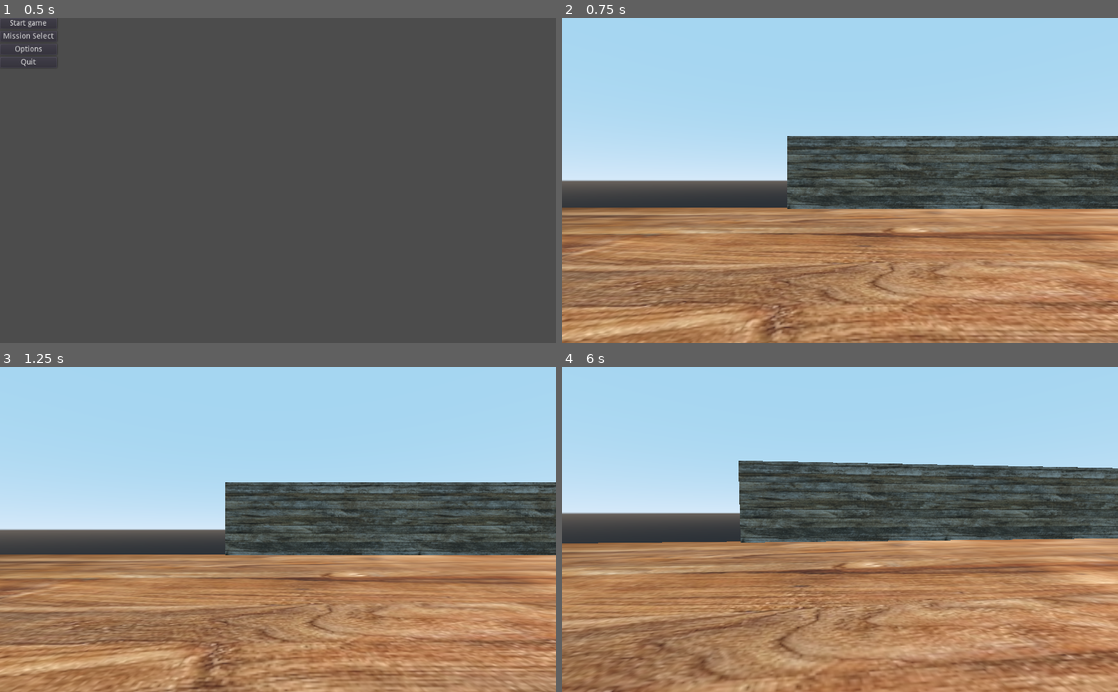
Above: before the commit, frames 1-4 (two rows, left to right).
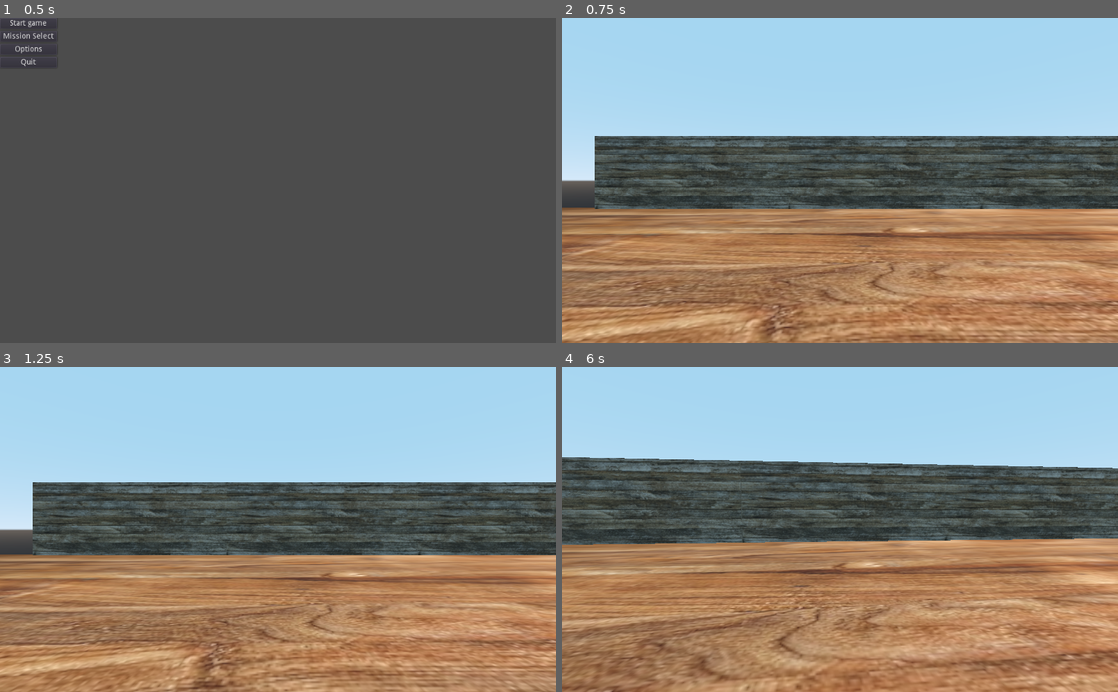
Above: after the commit, the same moments.

Repository: BlakeWiscombe/betrayal
Game: Godot game, scene res://Main menu.tscn
Same seed, same stepped clock (60 frames per second), same inputs: the game is played once before the commit and once after it.
Inputs (mouse positions are in pixels of both pictures, inside the frame that each line leads up to):
- Up to frame 1 (0.5 s): no input
- Up to frame 2 (0.75 s): click "Start game" at 0.5 s
- Up to frame 3 (1.25 s): no input
- Up to frame 4 (6 s): tap Enter at 1.25 s; move the mouse to (962, 513) at 1.27 s; hold D (player_right) 1.28-2.03 s; tap Space (jump) at 1.52, 2.27, 3.77, 4.52, 5.27, 5.75 s; move the mouse to (728, 545) at 2.02 s; hold S (player_backward) 2.03-2.78 s; move the mouse to (895, 458) at 2.77 s; hold D (player_right) 2.78-3.53 s; move the mouse to (812, 594) at 3.52 s; hold W (player_forward) 3.53-4.28 s; move the mouse to (1006, 578) at 4.27 s; hold A (player_left) 4.28-5.78 s; move the mouse to (673, 480) at 5.02 s; move the mouse to (867, 529) at 5.77 s; hold S (player_backward) from 5.78 s (still down)

Frame 1 is identical in both runs. In frame 2, 5.9% of the frame differs, in the area x 5-41%, y 36-59%; in frame 3, 6.0%; in frame 4, 6.4%, in the area x 0-48%, y 27-55%.

Commit message:
6th wall

Diff:
--- a/Betrayal.tscn
+++ b/Betrayal.tscn
@@ -19,18 +19,26 @@
 [node name="Betrayal" type="Spatial"]
 transform = Transform( 0.000279278, 0, -1, 0, 1, 0, 1, 0, 0.000279278, -8.90252, -0.33866, -25.9997 )
 
+[node name="CSGBox6" type="CSGBox" parent="."]
+transform = Transform( 0.999972, 0, -8.73115e-11, 0, 1, 0, 8.73115e-11, 0, 0.999972, -30.0805, 7.81307, -48.7859 )
+use_collision = true
+width = 41.9662
+height = 15.984
+depth = 1.77
+material = SubResource( 19 )
+
+[node name="CSGBox5" type="CSGBox" parent="."]
+transform = Transform( 0.999987, 0, -2.91038e-11, 0, 1, 0, 2.91038e-11, 0, 0.999987, 11.5027, 7.86017, -49.0214 )
+use_collision = true
+width = 41.9662
+height = 15.984
+depth = 1.77
+material = SubResource( 19 )
+
 [node name="CSGBox4" type="CSGBox" parent="."]
 transform = Transform( 0.999993, 0, -2.91038e-11, 0, 1, 0, 2.91038e-11, 0, 0.999993, 53.6604, 7.86247, -49.0069 )
 use_collision = true
 width = 42.508
-height = 15.984
-depth = 1.77
-material = SubResource( 19 )
-
-[node name="CSGBox4" type="CSGBox" parent="CSGBox4"]
-transform = Transform( 0.999993, 0, -2.91038e-11, 0, 1, 0, 2.91038e-11, 0, 0.999993, -42.158, -0.00230026, -0.0144768 )
-use_collision = true
-width = 41.9662
 height = 15.984
 depth = 1.77
 material = SubResource( 19 )
